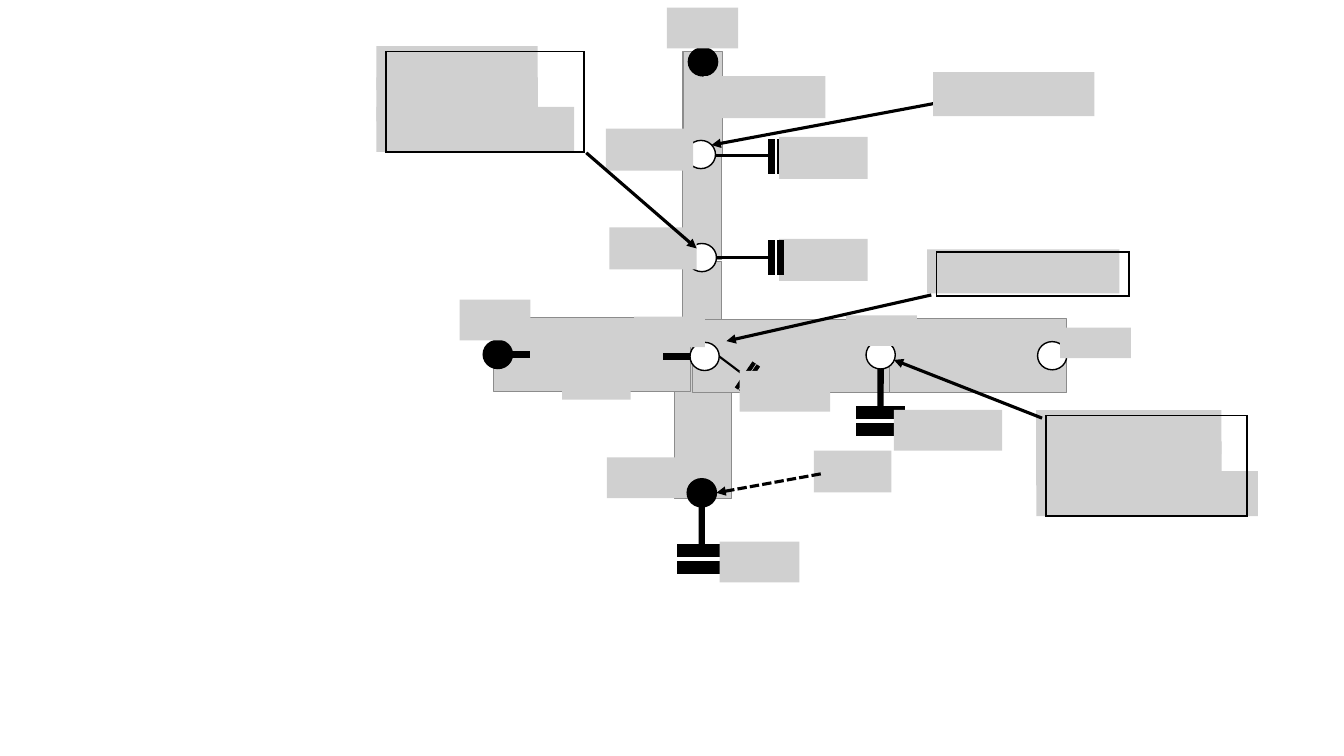
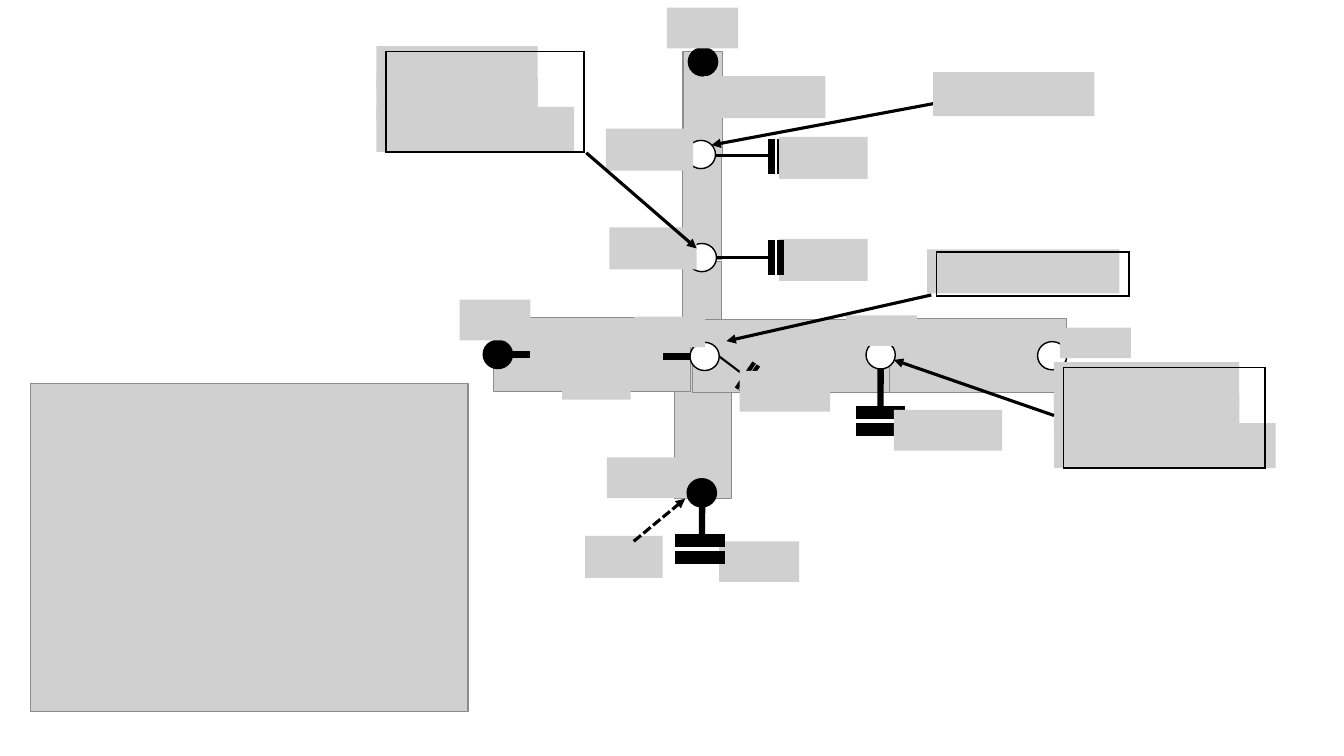
Before and after one commit to xixihaha1995/Hybrid_RC_GGMR, a slide deck: slide 2 of rc_network.pptx. Drawn at 1344x756 pixels with LibreOffice and Linux fonts; fonts in the diff are those of the drawing; grey boxes stand for pictures. Boxes give left, top, right and bottom in pixels: in the first picture for what was removed or moved away, otherwise in the second. Text is boxed around its words. In the diff, an @@ line names an element or a change of style, - is before the commit and + after.

```diff
--- a/rc_network.pptx
+++ b/rc_network.pptx
@@ picture added at <box>30,384,468,713</box> @@
@@ arrow moved from (1043, 418) - (894, 360) to (1055, 415) - (894, 360) @@
@@ picture added at <box>1055,362,1240,406</box> @@
@@ rectangle: place and size @@
-rectangle at <box>1047,415,1248,516</box>
+rectangle at <box>1064,368,1265,469</box>
@@ picture removed at <box>1036,410,1222,455</box> @@
@@ picture added at <box>1055,393,1240,438</box> @@
@@ picture removed at <box>1036,442,1222,486</box> @@
@@ picture added at <box>1055,423,1276,469</box> @@
@@ picture removed at <box>815,451,892,493</box> @@
@@ picture removed at <box>1036,471,1258,516</box> @@
@@ arrow moved from (821, 474) - (717, 493) to (634, 541) - (686, 499) @@
@@ picture added at <box>585,536,662,579</box> @@
@@ math equal: place and size @@
-math equal at <box>669,534,735,584</box>
+math equal at <box>667,524,733,574</box>
```
Also in this commit, not shown: 1 slide added, 5 other files.
